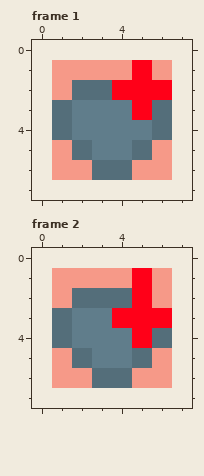
Two states of a pixel-art file, The Fallen Guardian/Assets/Art/UI/Status Effects/Debuffs/Debuff_Vulnerability.aseprite. Above: the version before the commit.
6x6 pixels, 3 frames. Shown: frame 1, frame 2. The old version is drawn lined up with the new one, on the new canvas. The commit also changed other frames, which this record leaves out.
The same view after the edit:
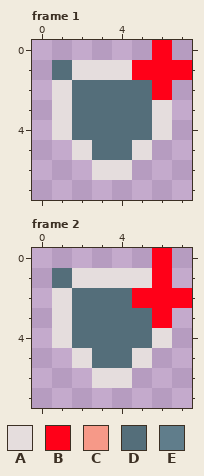
Palette (. is transparent): A #e5dddd  B #ff0018  C #f69988  D #546e7a  E #607d8b
Author's note on the commit: Debuff Art Updated to match buffs
From old to new:
canvas 6x6 -> 8x8, the old top-left corner now at 1,1
Changed rows in their new state; - is an unchanged pixel.
Frame 1:
first column x 1:
0 -----B-
1 DAAA-BB
2 A--DD--
3 ADDDDA-
4 ADDDDA-
5 .ADDA.-
6 ..AA..-
Frame 2:
first column x 1:
0 -----B-
1 DAAAAB-
2 A----BB
3 ADDDD--
4 ADDDDA-
5 .ADDA.-
6 ..AA..-
Where, in picture pixels (left, top, right, bottom), the same in both pictures:
changed: (52, 40, 192, 180)
changed: (52, 248, 192, 388)
